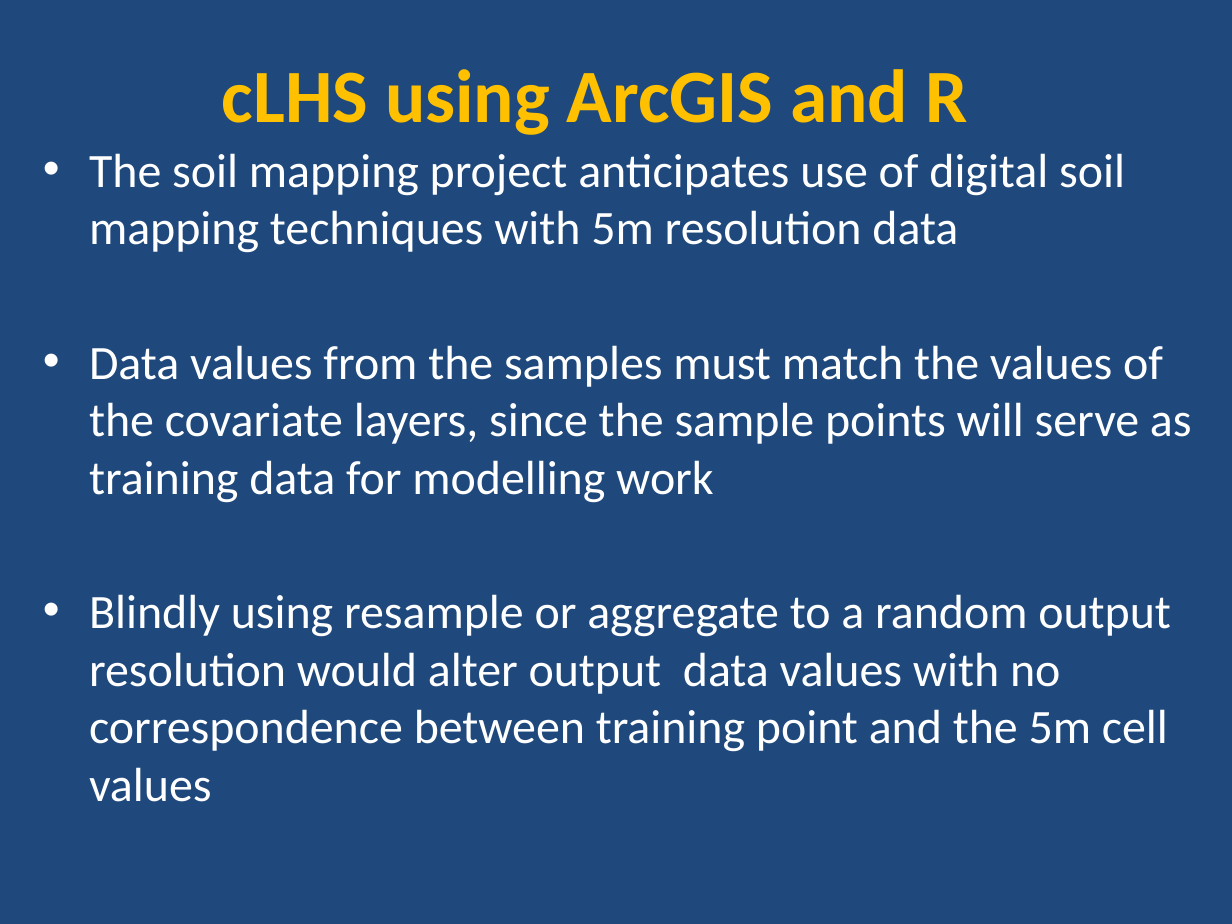
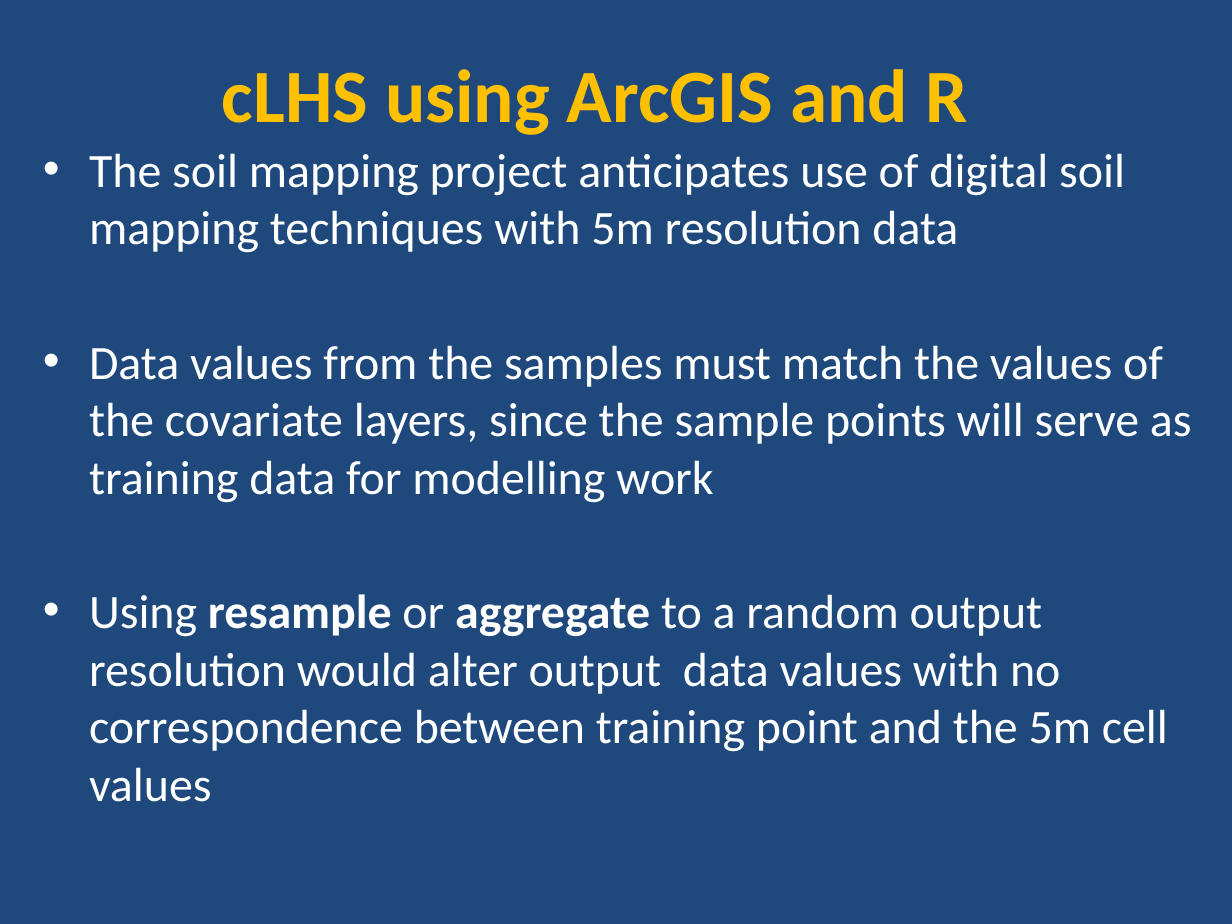
Before and after one commit to ncss-tech/stats_for_soil_survey, a slide deck: slide 6 of presentations/3_sampling/sampling_cLHS_example/cLHS_sampling_R_example.pptx. Drawn at 1232x924 pixels with LibreOffice and Linux fonts; fonts in the diff are those of the drawing. Boxes give left, top, right and bottom in pixels: in the first picture for what was removed or moved away, otherwise in the second. Text is boxed around its words. In the diff, an @@ line names an element or a change of style, - is before the commit and + after.

```diff
--- a/presentations/3_sampling/sampling_cLHS_example/cLHS_sampling_R_example.pptx
+++ b/presentations/3_sampling/sampling_cLHS_example/cLHS_sampling_R_example.pptx
@@ text at (x1=89, y1=594, x2=1168, y2=802): text changed @@
-• Blindly using resample or aggregate to a random output resolution would alter output data values with no correspondence between training point and the 5m cell values
+• Using resample or aggregate to a random output resolution would alter output data values with no correspondence between training point and the 5m cell values
```
Also in this commit, not shown: 2 other slides changed, 2 slides removed, 1 other file.
